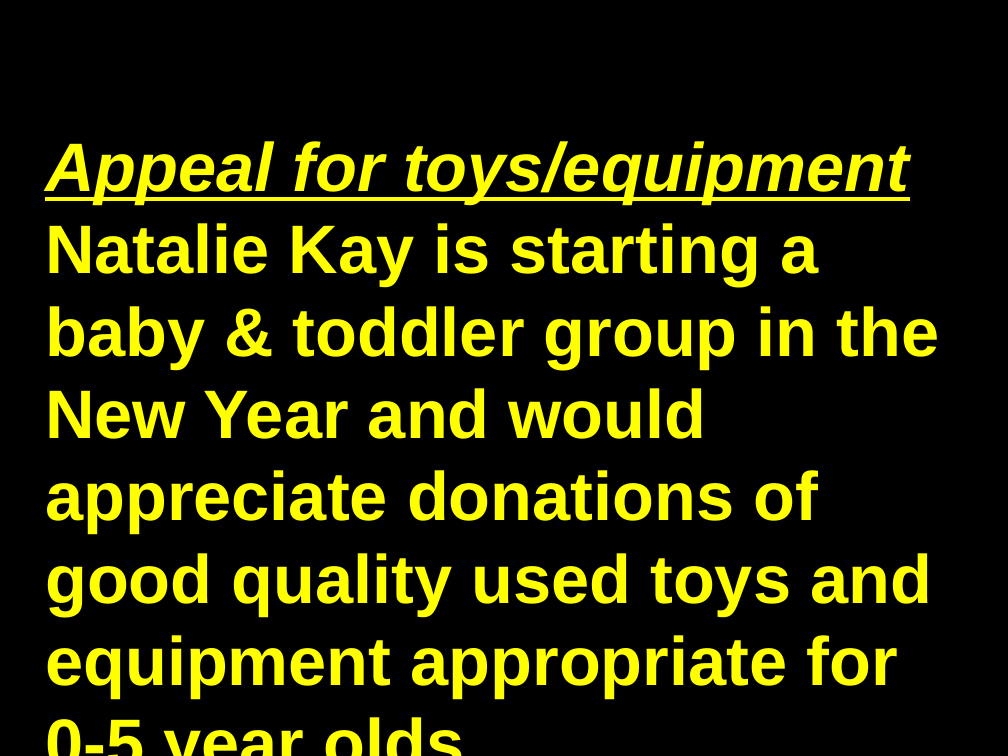
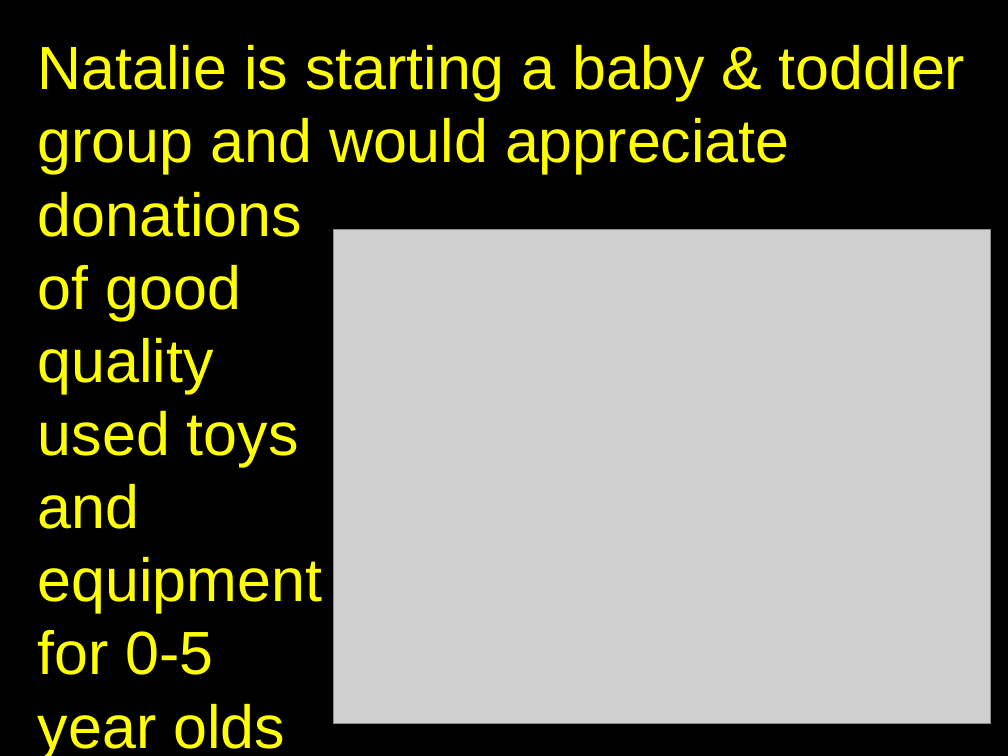
Before and after one commit to martinforsyth/bsuc-audio-visual, a slide deck: slide 22 of resources/presentations/impress/welcome.dark.background.odp (slide 25 before the commit). Drawn at 1008x756 pixels with LibreOffice and Linux fonts; fonts in the diff are those of the drawing; grey boxes stand for pictures. Boxes give left, top, right and bottom in pixels: in the first picture for what was removed or moved away, otherwise in the second. Text is boxed around its words. In the diff, an @@ line names an element or a change of style, - is before the commit and + after.

Commit message:
new slides

```diff
--- a/resources/presentations/impress/welcome.dark.background.odp
+++ b/resources/presentations/impress/welcome.dark.background.odp
@@ text at bbox=[38, 44, 965, 756]: text changed; size 54 to 48 pt; bold off @@
-for new Baby & Toddler Appeal for toys/equipment
-Natalie Kay is starting a baby & toddler group in the New Year and would appreciate donations of good quality used toys and equipment appropriate for 0-5 year olds………
+Natalie is starting a baby & toddler group and would appreciate donations
+of good
+quality
+used toys
+and
+equipment
+for 0-5
+year olds
@@ picture added at bbox=[334, 230, 992, 724] @@
```
Also in this commit, not shown: 11 other slides changed, 2 slides added, 5 slides removed, 1 other file.
